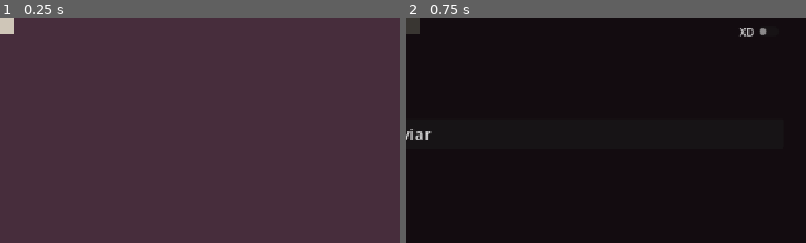
Above: before the commit, frames 1-2 (left to right).
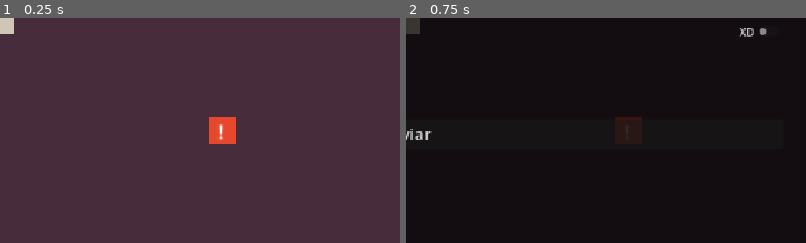
Above: after the commit, the same moments.

Repository: LucasFASouza/Dispacho
Game: Godot game, scene res://scenes/game.tscn
Same seed, same stepped clock (60 frames per second), same inputs: the game is played once before the commit and once after it.
Inputs (mouse positions are % of the whole screen's width and height, from its top left):
- Up to frame 1 (0.25 s): no input
- Up to frame 2 (0.75 s): tap Enter at 0.5 s; move the mouse to (22, 19) at 0.52 s; click (22, 19) at 0.67 s
The pictures show only the part of the screen within x 50-100%, y 50-100%; the shares and areas given below are measured in that part.

The runs differ from the first frame. In frame 1, 0.8% of the frame differs, in the area x 52-59%, y 44-56%; in frame 2, less than 0.1%.

Commit message:
Refactor unit and mission scenes; adjust positioning and offsets, remove unused variables, and enhance mission menu functionality.

Diff:
--- a/scenes/game.tscn
+++ b/scenes/game.tscn
@@ -1,7 +1,6 @@
 [gd_scene format=3 uid="uid://bn1c8p74atvak"]
 
 [ext_resource type="Script" uid="uid://7yspuyx1a5v8" path="res://scripts/game.gd" id="1_yqjtg"]
-[ext_resource type="PackedScene" uid="uid://6qmmp7wvqm4q" path="res://scenes/unit.tscn" id="2_lbhrr"]
 [ext_resource type="PackedScene" uid="uid://dk1143tdrafn0" path="res://scenes/mission.tscn" id="3_lbhrr"]
 [ext_resource type="Script" uid="uid://ki8opvy0kxsw" path="res://scripts/ui.gd" id="3_lnu2h"]
 [ext_resource type="Script" uid="uid://ckehygxlanfj1" path="res://scripts/mission_menu.gd" id="4_mmenu"]
@@ -27,18 +26,17 @@
 color = Color(0.2784314, 0.1764706, 0.23529412, 1)
 
 [node name="Camera2D" type="Camera2D" parent="." unique_id=1136777586]
-position = Vector2(4, -4)
 zoom = Vector2(5, 5)
 
 [node name="Units" type="Node2D" parent="." unique_id=1247989789]
 
-[node name="Unit" parent="Units" unique_id=1466808321 instance=ExtResource("2_lbhrr")]
-position = Vector2(0, -8)
-
 [node name="Missions" type="Node2D" parent="." unique_id=383012207]
 
 [node name="Mission" parent="Missions" unique_id=1850445958 instance=ExtResource("3_lbhrr")]
-position = Vector2(-64, -48)
+position = Vector2(-64, -40)
+
+[node name="Mission2" parent="Missions" unique_id=470928709 instance=ExtResource("3_lbhrr")]
+position = Vector2(64, 32)
 
 [node name="HQ" type="Node2D" parent="." unique_id=725684295]
 
@@ -48,15 +46,19 @@
 anchor_top = 0.5
 anchor_right = 0.5
 anchor_bottom = 0.5
-offset_top = -8.0
-offset_right = 8.0
+offset_left = -4.0
+offset_top = -4.0
+offset_right = 4.0
+offset_bottom = 4.0
 grow_horizontal = 2
 grow_vertical = 2
+pivot_offset = Vector2(4, 4)
 size_flags_horizontal = 3
 size_flags_vertical = 3
 color = Color(0.8117647, 0.7764706, 0.72156864, 1)
 
 [node name="UI" type="CanvasLayer" parent="." unique_id=617278457]
+visible = false
 script = ExtResource("3_lnu2h")
 
 [node name="BG" type="ColorRect" parent="UI" unique_id=1299557778]
--- a/scenes/mission.tscn
+++ b/scenes/mission.tscn
@@ -14,10 +14,13 @@
 anchor_top = 0.5
 anchor_right = 0.5
 anchor_bottom = 0.5
-offset_right = 8.0
-offset_bottom = 8.0
+offset_left = -4.0
+offset_top = -4.0
+offset_right = 4.0
+offset_bottom = 4.0
 grow_horizontal = 2
 grow_vertical = 2
+pivot_offset = Vector2(4, 4)
 size_flags_horizontal = 3
 size_flags_vertical = 3
 mouse_filter = 2
@@ -38,7 +41,6 @@
 vertical_alignment = 1
 
 [node name="CollisionShape2D" type="CollisionShape2D" parent="." unique_id=1707293319]
-position = Vector2(4, 4)
 shape = SubResource("RectangleShape2D_lnu2h")
 
 [connection signal="input_event" from="." to="." method="_on_input_event"]
--- a/scenes/unit.tscn
+++ b/scenes/unit.tscn
@@ -5,30 +5,37 @@
 [node name="Unit" type="Node2D" unique_id=1081884855]
 script = ExtResource("1_o7ajc")
 
-[node name="Label" type="Label" parent="." unique_id=1628781230]
-anchors_preset = 15
-anchor_right = 1.0
-anchor_bottom = 1.0
-offset_right = 14.85714
-offset_bottom = 23.0
-grow_horizontal = 2
-grow_vertical = 2
-scale = Vector2(0.35, 0.35)
-text = ":)"
-horizontal_alignment = 1
-vertical_alignment = 1
-
 [node name="Color" type="ColorRect" parent="." unique_id=2093389728]
 anchors_preset = 8
 anchor_left = 0.5
 anchor_top = 0.5
 anchor_right = 0.5
 anchor_bottom = 0.5
-offset_right = 8.0
-offset_bottom = 8.0
+offset_left = -4.0
+offset_top = -4.0
+offset_right = 4.0
+offset_bottom = 4.0
 grow_horizontal = 2
 grow_vertical = 2
 size_flags_horizontal = 3
 size_flags_vertical = 3
 mouse_filter = 2
 color = Color(0.99215686, 0.73333335, 0.09803922, 1)
+
+[node name="Label" type="Label" parent="." unique_id=1628781230]
+anchors_preset = 8
+anchor_left = 0.5
+anchor_top = 0.5
+anchor_right = 0.5
+anchor_bottom = 0.5
+offset_left = -50.000004
+offset_top = -29.0
+offset_right = 49.999996
+offset_bottom = -5.0
+grow_horizontal = 2
+grow_vertical = 2
+scale = Vector2(0.35, 0.35)
+pivot_offset = Vector2(50, 24)
+text = ":)"
+horizontal_alignment = 1
+vertical_alignment = 1
--- a/scripts/game.gd
+++ b/scripts/game.gd
@@ -7,8 +7,6 @@
 @export var resolve_seconds: float = 1.5
 
 var _selected_mission: Mission = null
-var _active_unit: Unit = null
-var _busy: bool = false
 var members = [
 	{
 		"name": ":)",
@@ -41,8 +39,6 @@
 
 
 func _on_mission_selected(text: String, mission: Mission) -> void:
-	if _busy:
-		return
 	_selected_mission = mission
 	ui.show_mission(text)
 
@@ -52,35 +48,26 @@
 
 
 func _on_send_pressed(unit_members: Array) -> void:
-	if _busy:
-		return
 	if _selected_mission == null or !is_instance_valid(_selected_mission):
 		return
 	if unit_members.is_empty():
 		return
 
-	_busy = true
+	var mission := _selected_mission
+	_selected_mission = null
 	ui.hide_overlay_silent()
 
-	_active_unit = UnitScene.instantiate() as Unit
-	_active_unit.members = unit_members
-	units_root.add_child(_active_unit)
-	_active_unit.arrived.connect(_on_unit_arrived)
-	_active_unit.returned_home.connect(_on_unit_returned_home)
+	var unit := UnitScene.instantiate() as Unit
+	unit.members = unit_members
+	units_root.add_child(unit)
+	unit.arrived.connect(_on_unit_arrived.bind(unit, mission))
 
-	_selected_mission.set_interactable(false)
-	_active_unit.go_to(_selected_mission.global_position)
+	mission.set_interactable(false)
+	unit.go_to(mission.global_position)
 
 
-func _on_unit_arrived() -> void:
-	if _selected_mission != null and is_instance_valid(_selected_mission):
+func _on_unit_arrived(unit: Unit, mission: Mission) -> void:
+	if is_instance_valid(mission):
 		await get_tree().create_timer(resolve_seconds).timeout
-		_selected_mission.queue_free()
-
-	_selected_mission = null
-	_active_unit.go_home()
-
-
-func _on_unit_returned_home() -> void:
-	_active_unit = null
-	_busy = false
+		mission.queue_free()
+	unit.go_home()
--- a/scripts/mission_menu.gd
+++ b/scripts/mission_menu.gd
@@ -18,6 +18,11 @@
 
 func show_mission(text: String) -> void:
 	mission_label.text = text
+
+	for child in unit_selector.get_children():
+		if child is CheckButton:
+			child.button_pressed = false
+
 	visible = true
 
 func hide_mission() -> void:
